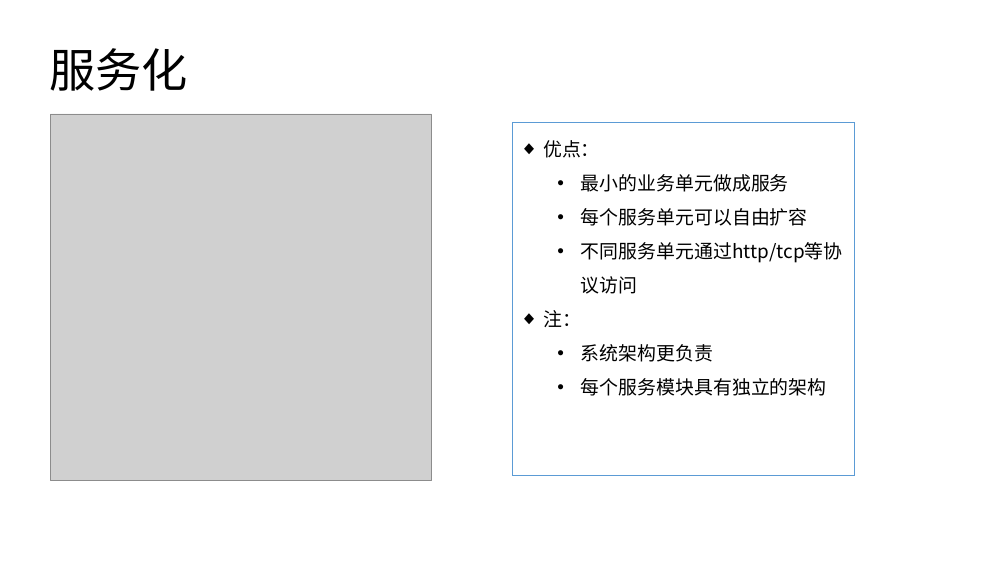
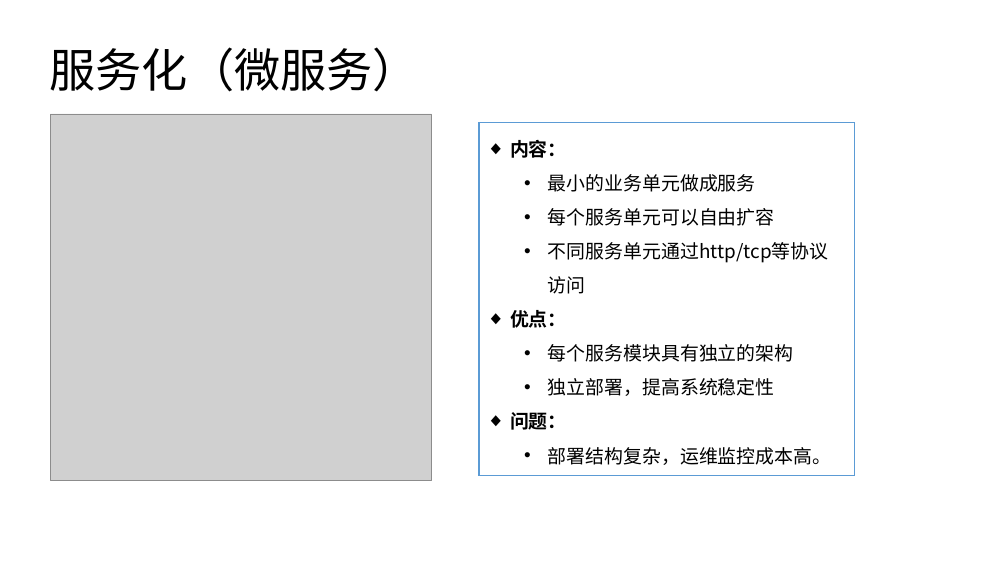
Before and after one commit to haydenwang/docs-all, a slide deck: slide 9 of 互联网技术架构变迁.pptx (slide 10 before the commit). Drawn at 1008x567 pixels with LibreOffice and Linux fonts; fonts in the diff are those of the drawing; grey boxes stand for pictures. Boxes give left, top, right and bottom in pixels: in the first picture for what was removed or moved away, otherwise in the second. Text is boxed around its words. In the diff, an @@ line names an element or a change of style, - is before the commit and + after.

```diff
--- a/互联网技术架构变迁.pptx
+++ b/互联网技术架构变迁.pptx
@@ title at <box>49,47,419,92</box>: text changed @@
-服务化
+服务化（微服务）
@@ rectangle "内容：": place and size @@
-rectangle "内容：" at <box>512,123,854,476</box>
+rectangle "内容：" at <box>479,123,855,476</box>
@@ text in rectangle at <box>510,140,567,158</box>: text changed; bold on @@
-◆ 优点：
+◆ 内容：
@@ text in rectangle at <box>510,310,567,328</box>: text changed; bold on @@
-◆ 注：
-  • 系统架构更负责
+◆ 优点：
@@ text in rectangle at <box>510,378,831,465</box>: paragraphs added @@
+  • 独立部署，提高系统稳定性
+  ◆ 问题：
+  • 部署结构复杂，运维监控成本高。
```
Also in this commit, not shown: 9 other slides changed, 5 slides added, 3 slides removed, 2 other files.
